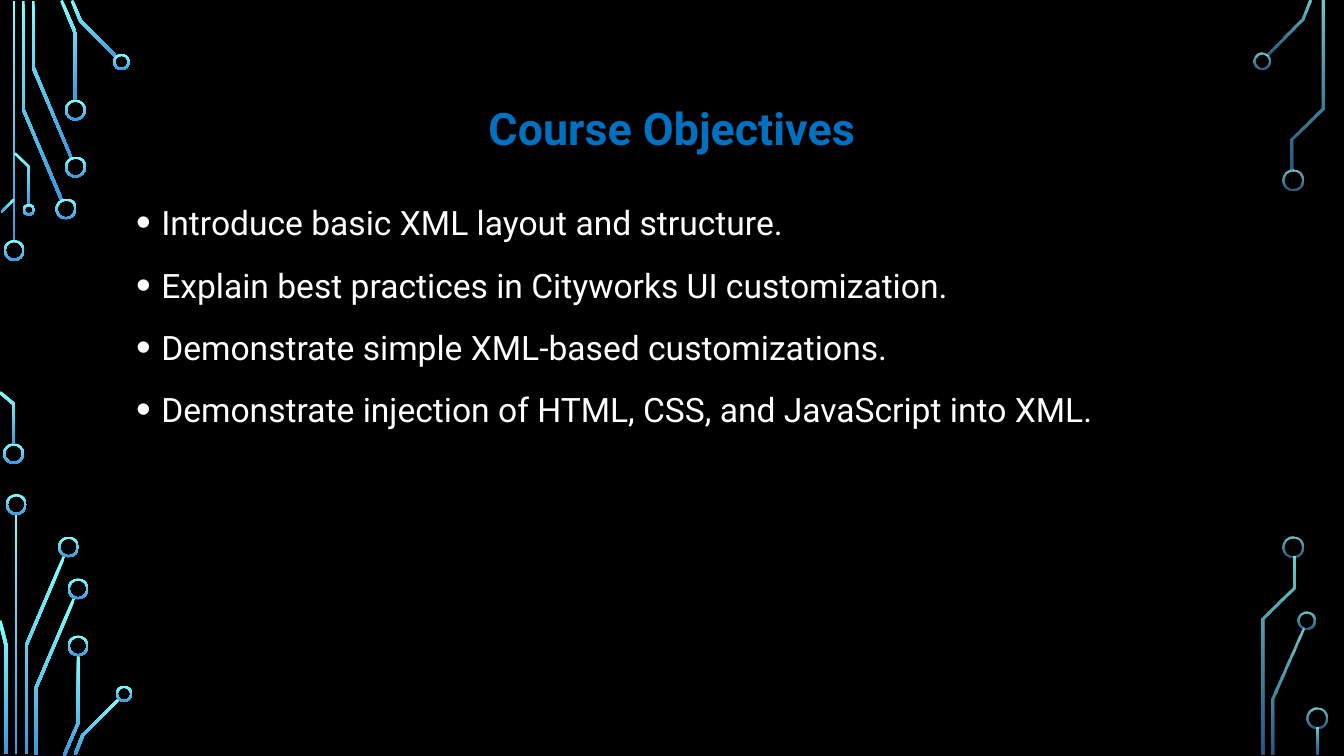
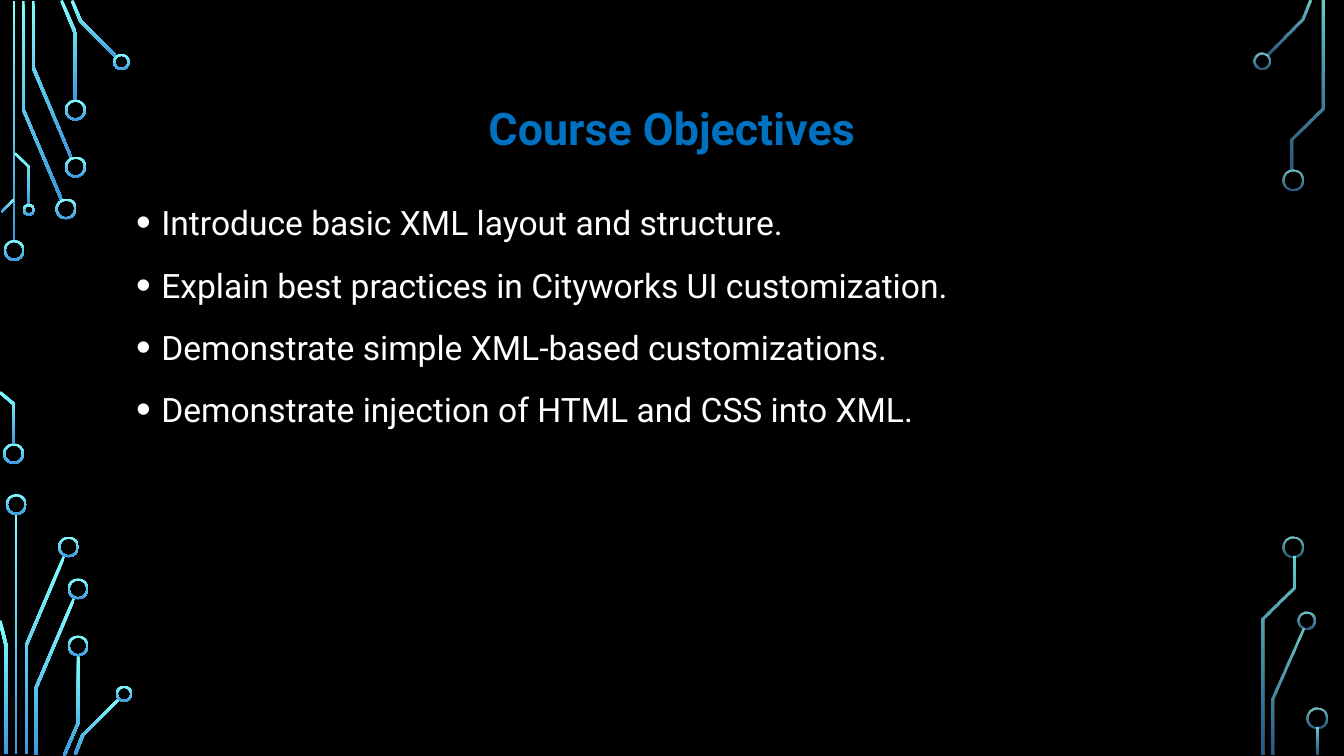
Before and after one commit to bswhitney/Cityworks-UICustomization-Training-Snippets, a slide deck: slide 2 of Web-Training/01_Understand-XML-CURRENT.pptx. Drawn at 1344x756 pixels with LibreOffice and Linux fonts; fonts in the diff are those of the drawing; background and template pictures are left out. Boxes give left, top, right and bottom in pixels: in the first picture for what was removed or moved away, otherwise in the second. Text is boxed around its words. In the diff, an @@ line names an element or a change of style, - is before the commit and + after.

Commit message:
Update PPT

```diff
--- a/Web-Training/01_Understand-XML-CURRENT.pptx
+++ b/Web-Training/01_Understand-XML-CURRENT.pptx
@@ text at bbox=[161, 396, 913, 429]: text changed @@
-• Demonstrate injection of HTML, CSS, and JavaScript into XML.
+• Demonstrate injection of HTML and CSS into XML.
```
Also in this commit, not shown: 2 other slides changed.
